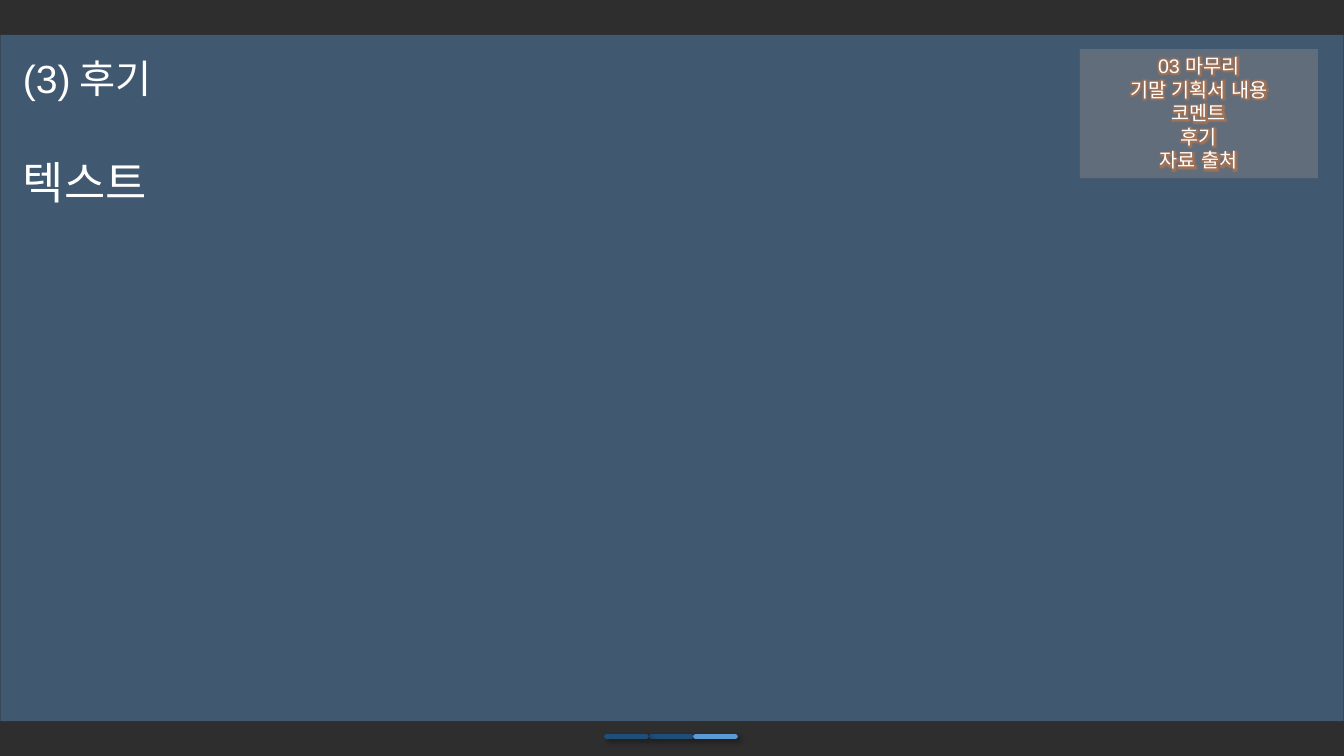
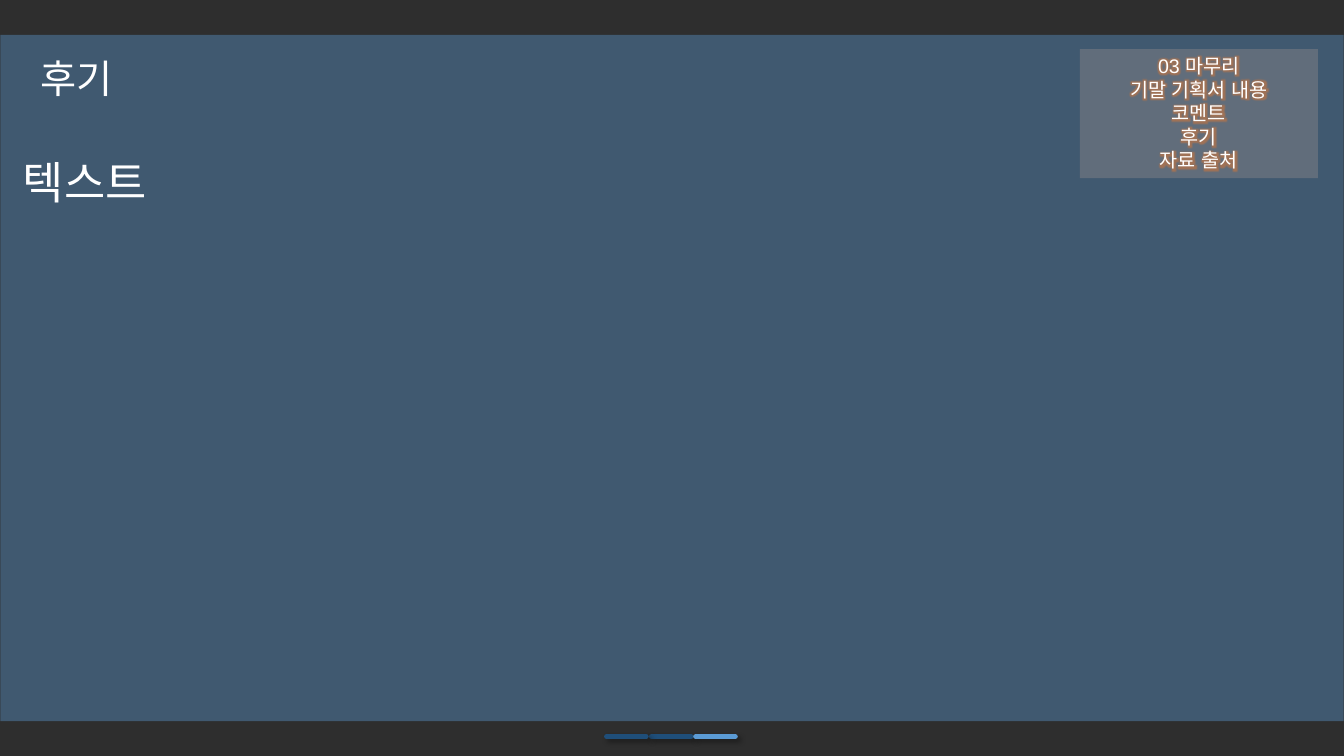
Before and after one commit to iconstudio/2017-Platformer, a slide deck: slide 15 of slides/Cosmos_20171105.pptx. Drawn at 1344x756 pixels with LibreOffice and Linux fonts; fonts in the diff are those of the drawing; background and template pictures are left out; a plain dark background stands for a picture behind light text. Boxes give left, top, right and bottom in pixels: in the first picture for what was removed or moved away, otherwise in the second. Text is boxed around its words. In the diff, an @@ line names an element or a change of style, - is before the commit and + after.

```diff
--- a/slides/Cosmos_20171105.pptx
+++ b/slides/Cosmos_20171105.pptx
@@ text at (40,60,112,96): text changed; font Arial to Noto Sans CJK KR @@
-(3) 후기
+후기
```
Also in this commit, not shown: 7 other slides changed.
